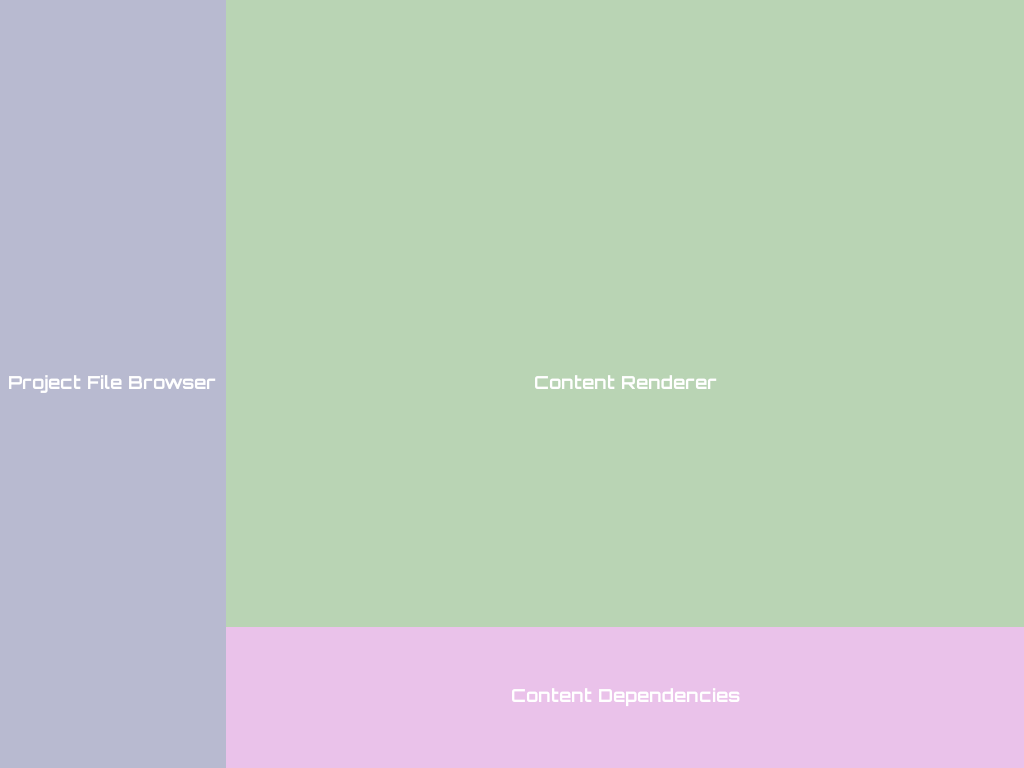
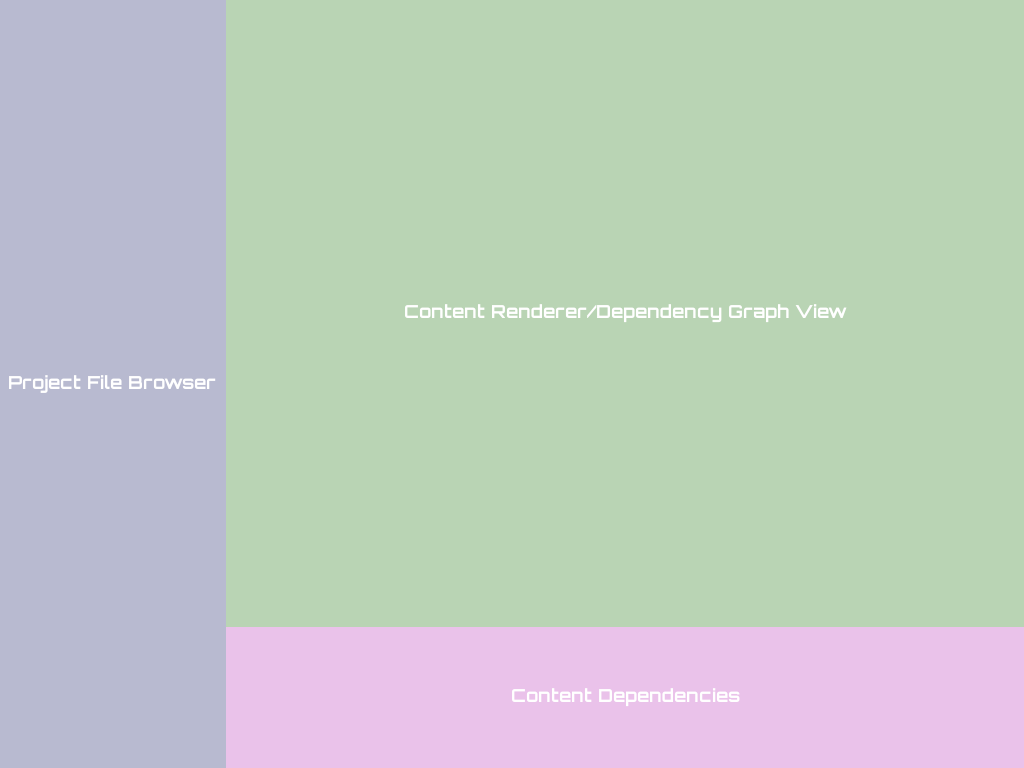
Before/after of a (1024, 768) layered artwork. What changed in the layer stack:
renamed "Content Renderer" to "Content Renderer/Dependency Gr...", painted on it over [405, 304, 847, 389]
